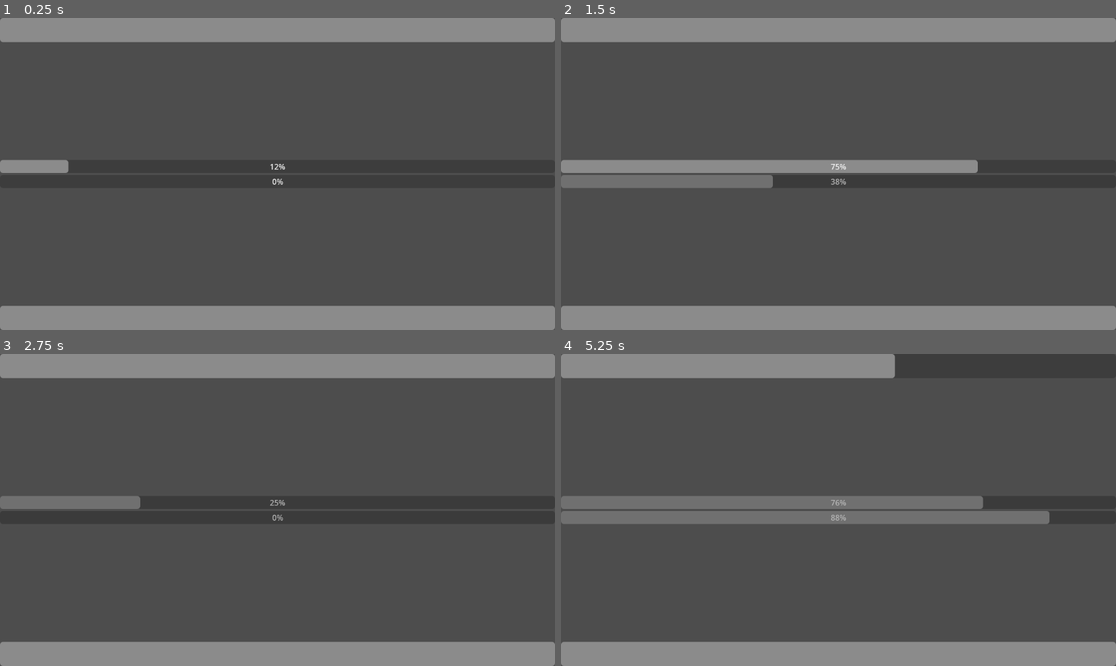
Above: before the commit, frames 1-4 (two rows, left to right).
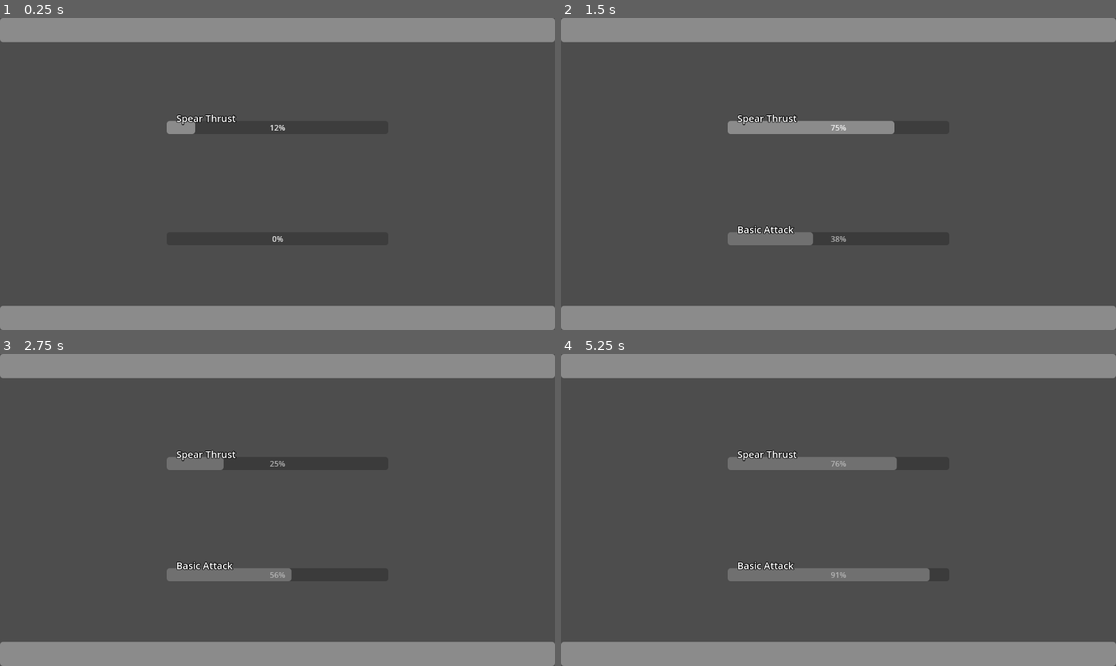
Above: after the commit, the same moments.

Repository: SamBumgardner/equip-crawl
Game: Godot game, scene res://combat/scene/temp_test.tscn
Same seed, same stepped clock (60 frames per second), same inputs: the game is played once before the commit and once after it.
Inputs:
- Up to frame 1 (0.25 s): no input
- Up to frame 2 (1.5 s): hold Right (ui_right) 0.53-1.28 s; hold Space (ui_select) 0.53-1.28 s; hold Down (ui_down) from 1.28 s (still down); tap Space (ui_select) at 1.35 s
- Up to frame 3 (2.75 s): tap Space (ui_select) at 1.52, 1.82 s; release Down (ui_down) at 2.03 s; hold Right (ui_right) from 2.03 s (still down); hold Space (ui_select) from 2.03 s (still down)
- Up to frame 4 (5.25 s): release Right (ui_right) at 2.78 s; release Space (ui_select) at 2.78 s; hold Up (ui_up) 2.78-3.53 s; tap Space (ui_select) at 2.85, 3.02, 3.32, 4.35, 4.52, 4.82 s; hold Space (ui_select) 3.53-4.28 s; hold Left (ui_left) 3.53-5.03 s; hold Down (ui_down) from 5.03 s (still down); hold Space (ui_select) from 5.03 s (still down)

The runs differ from the first frame. In frame 1, 1.0% of the frame differs, in the area x 0-52%, y 30-72%; in frame 2, 6.9%; in frame 3, 2.7%; in frame 4, 13%, in the area x 0-100%, y 0-73%.

Commit message:
add cast labels and cheap 'buffer' solution
Really, just make it so the game accepts held inputs. makes execution pretty easy and doesn't need much. The fact ties are broken by input order in code is not great, but effort to fix is much larger than short term benefit right now.

Diff:
--- a/combat/action/examples/Action_PlayerMoveForward.gd
+++ b/combat/action/examples/Action_PlayerMoveForward.gd
@@ -3,7 +3,7 @@
 static var on_act_actions:Array[CombatActionEffect]
 
 func _init():
-	name = "Sidestep Forward"
+	name = "Step Forward"
 	charge_time = 0
 	recovery_time = .5
 
--- a/combat/actor/Combatant.gd
+++ b/combat/actor/Combatant.gd
@@ -2,7 +2,7 @@
 
 signal combatant_defeated(combatant)
 signal health_changed(new_value, max_value)
-signal state_changed(new_state, duration)
+signal state_changed(new_state, duration, current_action)
 
 @export var max_health : float:
 	set(value):
--- a/combat/actor/states/StateMachine.gd
+++ b/combat/actor/states/StateMachine.gd
@@ -23,7 +23,8 @@
 		current_state.enter()
 		change = current_state.physics_process(change.remaining_delta)
 
-		owner.state_changed.emit(newly_selected_state, current_state.time_remaining)
+		owner.state_changed.emit(newly_selected_state, current_state.time_remaining,
+			owner.current_action)
 
 		safety_breakout += 1
 		if (safety_breakout > 100):
--- a/combat/actor/states/player/PlayerIdle.gd
+++ b/combat/actor/states/player/PlayerIdle.gd
@@ -2,20 +2,20 @@
 
 func physics_process(delta : float) -> StateChange:
 	# todo: have input handling here to decide whether a new action should begin
-	if (Input.is_action_just_pressed("ui_left")):
+	if (Input.is_action_pressed("ui_left")):
 		owner.current_action = Action_PlayerMoveLeft.new()
 		state_change.next_state = CombatantStates.States.CHARGE
-	if (Input.is_action_just_pressed("ui_right")):
+	if (Input.is_action_pressed("ui_right")):
 		owner.current_action = Action_PlayerMoveRight.new()
 		state_change.next_state = CombatantStates.States.CHARGE
-	if (Input.is_action_just_pressed("ui_up")):
+	if (Input.is_action_pressed("ui_up")):
 		owner.current_action = Action_PlayerMoveForward.new()
 		state_change.next_state = CombatantStates.States.CHARGE
-	if (Input.is_action_just_pressed("ui_down")):
+	if (Input.is_action_pressed("ui_down")):
 		owner.current_action = Action_PlayerMoveBackward.new()
 		state_change.next_state = CombatantStates.States.CHARGE
 
-	if (Input.is_action_just_pressed("ui_select")):
+	if (Input.is_action_pressed("ui_select")):
 		owner.current_action = Action_PlayerAttack.new()
 		state_change.next_state = CombatantStates.States.CHARGE
 
--- a/combat/hud/CastBar.gd
+++ b/combat/hud/CastBar.gd
@@ -1,36 +1,17 @@
-class_name CastBar extends ProgressBar
+class_name CastBar extends VBoxContainer
 
 @export var combatant : Combatant
 
-var timer : Timer
-var current_state : CombatantStates.States = CombatantStates.States.IDLE
+@onready var action_name_label : Label = $NameContainer/ActionName
+@onready var cast_progress_bar : CastProgress = $CastProgress
 
 func _ready():
-	timer = $Timer
-	if combatant != null:
+	cast_progress_bar.initialize(combatant)
+	action_name_label.text = ""
+	if (combatant != null):
 		combatant.state_changed.connect(_on_combatant_state_change)
 
-func _on_combatant_state_change(new_state : CombatantStates.States, duration : float):
-	match new_state:
-		CombatantStates.States.IDLE:
-			pass # could start hiding it - fade-out or something that won't be obtrusive if they start again immediately
-		CombatantStates.States.CHARGE:
-			show()
-			modulate = Color.WHITE
-			timer.start(duration)
-		CombatantStates.States.ACT:
-			pass # fire particle effects or something fun to show the cast completed.
-		CombatantStates.States.RECOVER:
-			show()
-			modulate = Color.GRAY
-			timer.start(duration)
-	current_state = new_state
-
-func _process(delta):
-	if (!timer.is_stopped()):
-		value = (timer.wait_time - timer.time_left) / timer.wait_time
-	else:
-		value = 1
-	if current_state == CombatantStates.States.RECOVER || current_state == CombatantStates.States.IDLE: # hacky, avoids visual bugs that make stuff appear incorrectly
-		value = 1 - value
-	value *= 100
+func _on_combatant_state_change(new_state : CombatantStates.States, duration : float,
+		current_action : Action):
+	action_name_label.text = current_action.name
+	# add logic here to selectively fade out stuff
--- /dev/null
+++ b/combat/hud/CastBar.tscn
@@ -0,0 +1,39 @@
+[gd_scene load_steps=3 format=3 uid="uid://c84dm2wmi7hvj"]
+
+[ext_resource type="Script" path="res://combat/hud/CastBar.gd" id="1_bir3w"]
+[ext_resource type="Script" path="res://combat/hud/CastProgress.gd" id="1_ry2v3"]
+
+[node name="CastBar" type="VBoxContainer"]
+anchors_preset = -1
+anchor_left = 0.3
+anchor_top = 0.3
+anchor_right = 0.7
+anchor_bottom = 0.3
+offset_top = -29.0
+offset_bottom = 29.0
+grow_horizontal = 2
+grow_vertical = 2
+theme_override_constants/separation = -8
+script = ExtResource("1_bir3w")
+
+[node name="NameContainer" type="MarginContainer" parent="."]
+z_index = 1
+layout_mode = 2
+theme_override_constants/margin_left = 20
+
+[node name="ActionName" type="Label" parent="NameContainer"]
+layout_mode = 2
+size_flags_horizontal = 0
+theme_override_colors/font_outline_color = Color(0, 0, 0, 1)
+theme_override_constants/outline_size = 5
+theme_override_font_sizes/font_size = 20
+text = "Action Name Goes Here
+"
+horizontal_alignment = 1
+
+[node name="CastProgress" type="ProgressBar" parent="."]
+layout_mode = 2
+script = ExtResource("1_ry2v3")
+
+[node name="Timer" type="Timer" parent="CastProgress"]
+one_shot = true
--- /dev/null
+++ b/combat/hud/CastProgress.gd
@@ -0,0 +1,38 @@
+class_name CastProgress extends ProgressBar
+
+@export var combatant : Combatant
+
+var timer : Timer
+var current_state : CombatantStates.States = CombatantStates.States.IDLE
+
+func initialize(combatant_to_track : Combatant):
+	combatant = combatant_to_track
+	timer = $Timer
+	if combatant != null:
+		combatant.state_changed.connect(_on_combatant_state_change)
+
+func _on_combatant_state_change(new_state : CombatantStates.States, duration : float,
+		_current_action : Action):
+	match new_state:
+		CombatantStates.States.IDLE:
+			pass # could start hiding it - fade-out or something that won't be obtrusive if they start again immediately
+		CombatantStates.States.CHARGE:
+			show()
+			modulate = Color.WHITE
+			timer.start(duration)
+		CombatantStates.States.ACT:
+			pass # fire particle effects or something fun to show the cast completed.
+		CombatantStates.States.RECOVER:
+			show()
+			modulate = Color.GRAY
+			timer.start(duration)
+	current_state = new_state
+
+func _process(delta):
+	if (!timer.is_stopped()):
+		value = (timer.wait_time - timer.time_left) / timer.wait_time
+	else:
+		value = 1
+	if current_state == CombatantStates.States.RECOVER || current_state == CombatantStates.States.IDLE: # hacky, avoids visual bugs that make stuff appear incorrectly
+		value = 1 - value
+	value *= 100
--- a/combat/scene/temp_test.tscn
+++ b/combat/scene/temp_test.tscn
@@ -4,7 +4,7 @@
 [ext_resource type="Script" path="res://combat/actor/Enemy.gd" id="2_17ny2"]
 [ext_resource type="Script" path="res://combat/CombatManager.gd" id="3_5rwkb"]
 [ext_resource type="Script" path="res://combat/hud/HealthBar.gd" id="4_et7d6"]
-[ext_resource type="Script" path="res://combat/hud/CastBar.gd" id="5_sg06e"]
+[ext_resource type="PackedScene" uid="uid://c84dm2wmi7hvj" path="res://combat/hud/CastBar.tscn" id="5_gqmjx"]
 
 [node name="Node2D" type="Control"]
 custom_minimum_size = Vector2(1152, 648)
@@ -56,29 +56,16 @@
 script = ExtResource("4_et7d6")
 combatant = NodePath("../Player")
 
-[node name="VBoxContainer" type="VBoxContainer" parent="."]
+[node name="CastBar_Enemy" parent="." node_paths=PackedStringArray("combatant") instance=ExtResource("5_gqmjx")]
 layout_mode = 1
-anchors_preset = 14
-anchor_top = 0.5
-anchor_right = 1.0
-anchor_bottom = 0.5
-offset_top = -29.0
-offset_bottom = 29.0
-grow_horizontal = 2
-grow_vertical = 2
+offset_top = 0.0
+offset_bottom = 58.0
+grow_horizontal = 1
+grow_vertical = 1
+combatant = NodePath("../Enemy")
 
-[node name="CastBar_Enemy" type="ProgressBar" parent="VBoxContainer" node_paths=PackedStringArray("combatant")]
-layout_mode = 2
-script = ExtResource("5_sg06e")
-combatant = NodePath("../../Enemy")
-
-[node name="Timer" type="Timer" parent="VBoxContainer/CastBar_Enemy"]
-one_shot = true
-
-[node name="CastBar_Player" type="ProgressBar" parent="VBoxContainer" node_paths=PackedStringArray("combatant")]
-layout_mode = 2
-script = ExtResource("5_sg06e")
-combatant = NodePath("../../Player")
-
-[node name="Timer" type="Timer" parent="VBoxContainer/CastBar_Player"]
-one_shot = true
+[node name="CastBar_Player" parent="." node_paths=PackedStringArray("combatant") instance=ExtResource("5_gqmjx")]
+layout_mode = 1
+anchor_top = 0.7
+anchor_bottom = 0.7
+combatant = NodePath("../Player")
